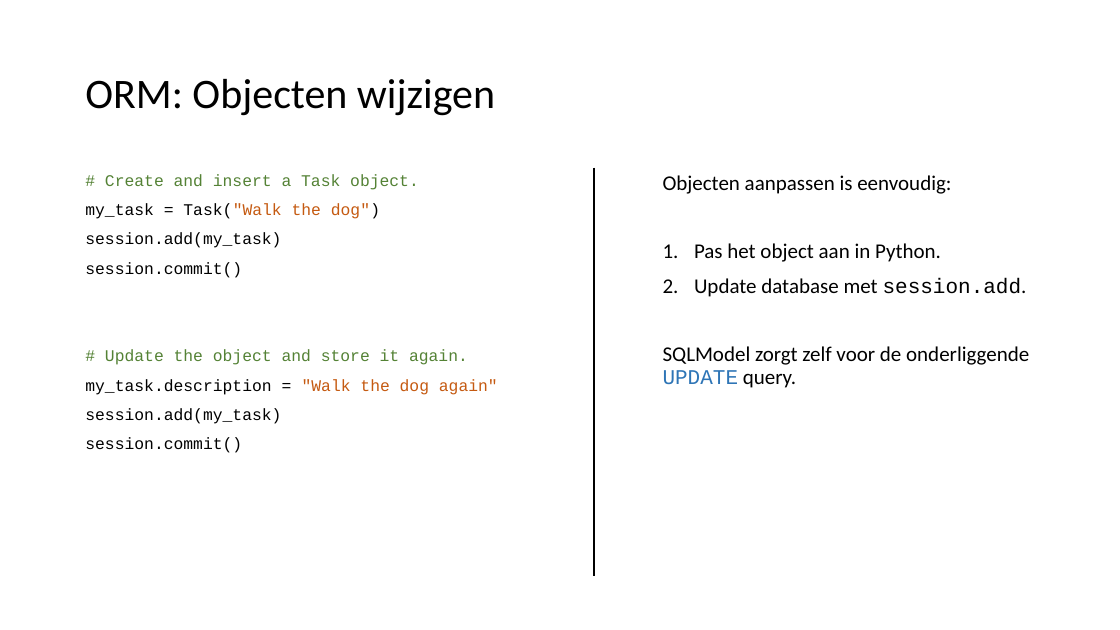
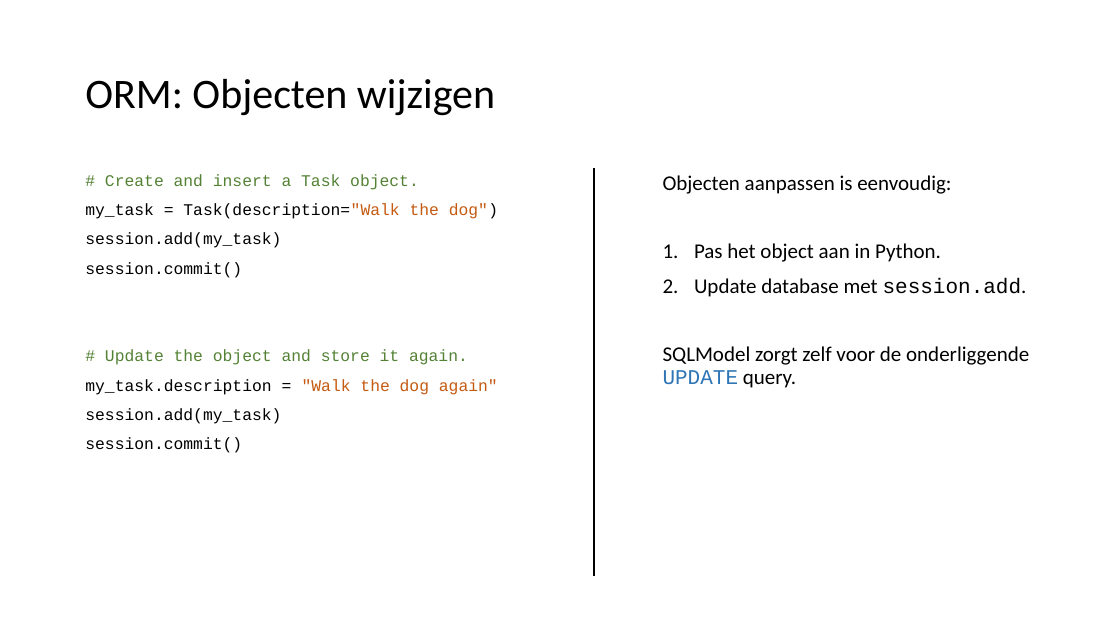
Before and after one commit to LFKoning/knowledge-sharing, a slide deck: slide 57 of sql_course/3_python/3_python.pptx. Drawn at 1120x630 pixels with LibreOffice and Linux fonts; fonts in the diff are those of the drawing. Boxes give left, top, right and bottom in pixels: in the first picture for what was removed or moved away, otherwise in the second. Text is boxed around its words. In the diff, an @@ line names an element or a change of style, - is before the commit and + after.

```diff
--- a/sql_course/3_python/3_python.pptx
+++ b/sql_course/3_python/3_python.pptx
@@ text at (x1=85, y1=203, x2=498, y2=219): text changed @@
-my_task = Task("Walk the dog")
+my_task = Task(description="Walk the dog")
```
Also in this commit, not shown: 14 other slides changed, 2 other files.
